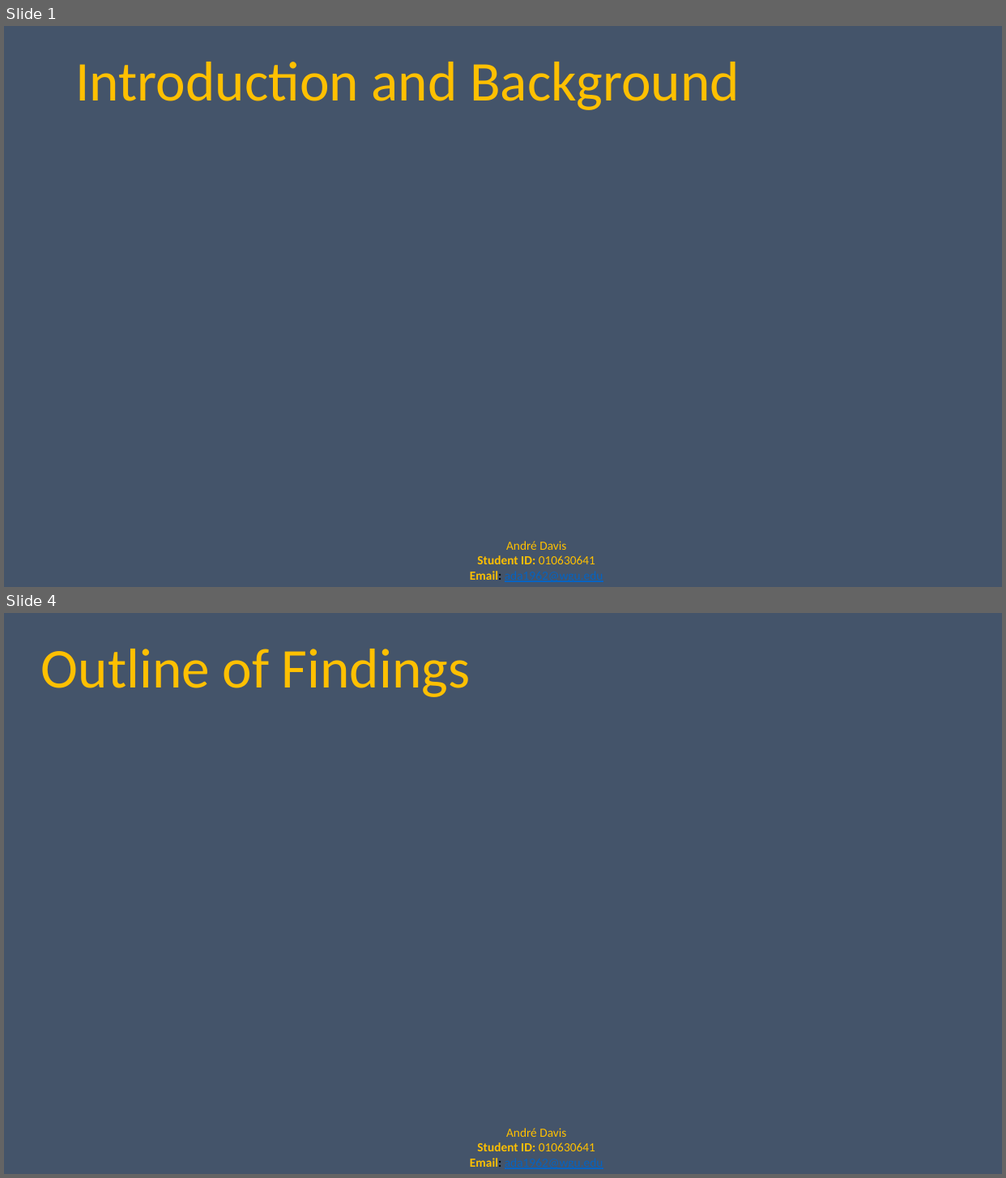
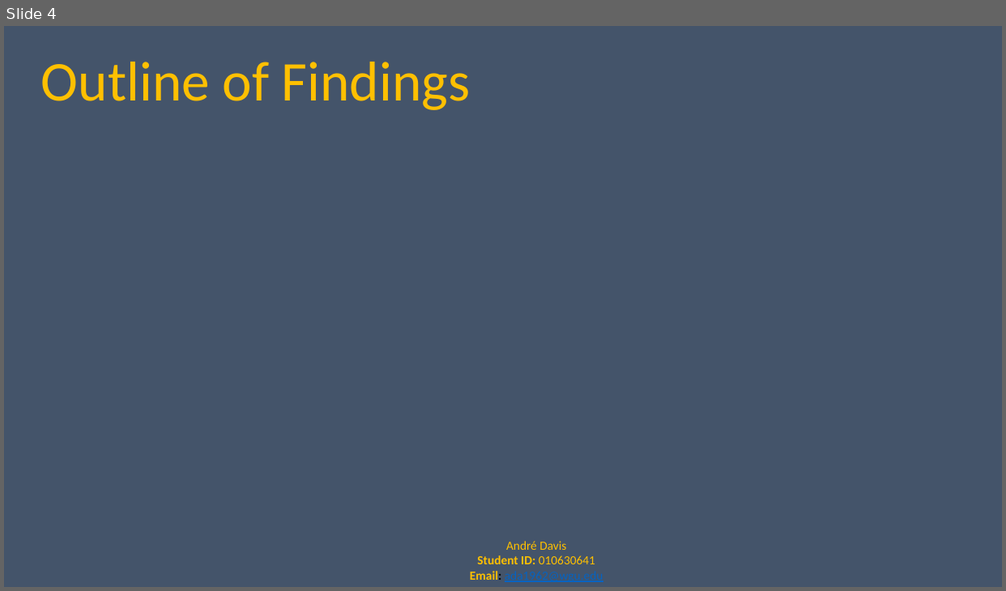
Before and after one commit to CubicleJockey/WGU.MSDA, a slide deck: Classes/D214 - Data Analytics Graduate Capstone/Performance Assessment(s)/Task 3/D214-nkm2-task3-presentation-of-findings.pptx. Shown one above the other, each under a label of ours: slides 1 and 4 before the commit, slide 4 after it; the slides between them are not shown. The pictures are 1006x1178 and 1006x591 pixels, drawn with LibreOffice and Linux fonts; fonts in the diff are those of the drawing; background and template pictures are left out. Boxes give left, top, right and bottom in pixels: in the first picture for what was removed or moved away, otherwise in the second. Text is boxed around its words. In the diff, an @@ line names an element or a change of style, - is before the commit and + after.

```diff
--- a/Classes/D214 - Data Analytics Graduate Capstone/Performance Assessment(s)/Task 3/D214-nkm2-task3-presentation-of-findings.pptx
+++ b/Classes/D214 - Data Analytics Graduate Capstone/Performance Assessment(s)/Task 3/D214-nkm2-task3-presentation-of-findings.pptx
@@ slide 1 removed at [4, 26, 1002, 587], background #44546A; not listed: 1 template element that a slide beside it also shows @@
@@ title removed at [76, 62, 739, 110] @@
-Introduction and Background
```
Also in this commit, not shown: 1 slide changed, 2 slides added, 1 other slide removed.
